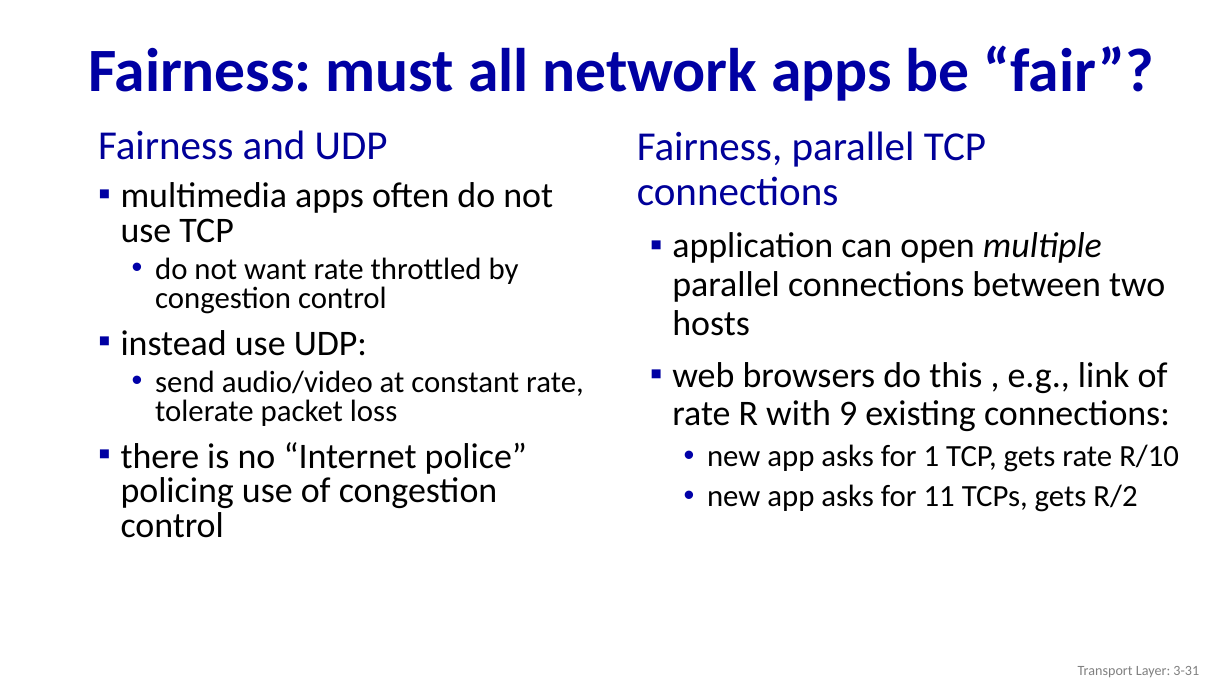
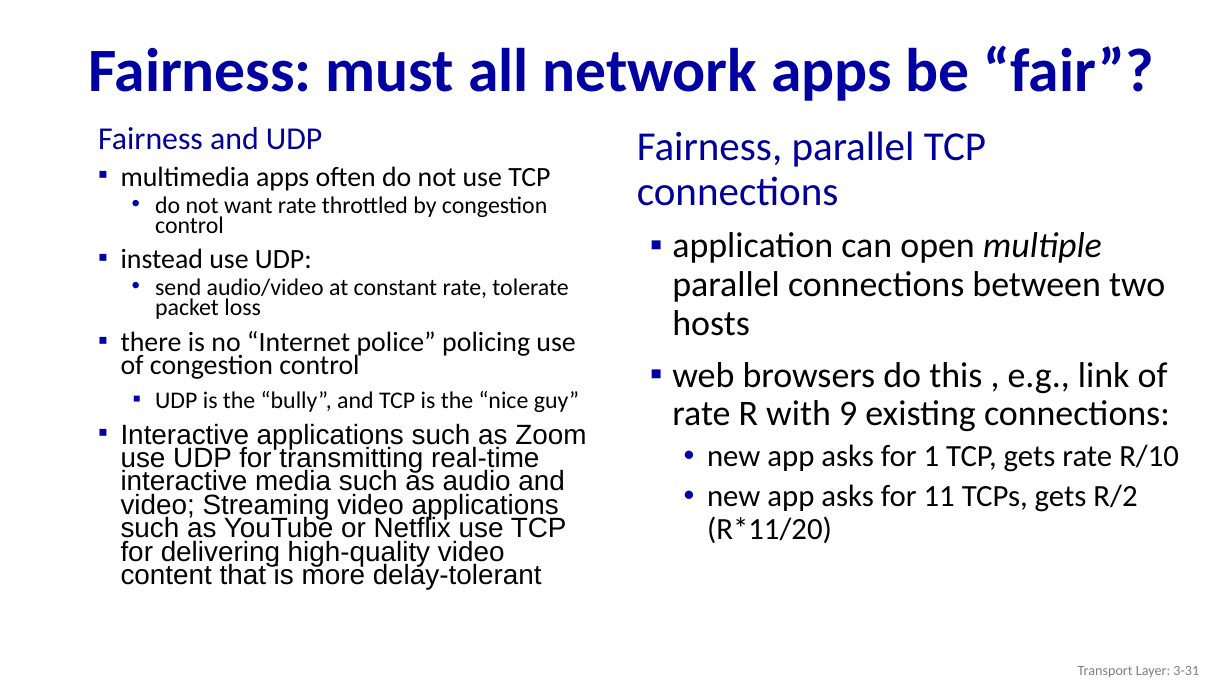
Before and after one commit to guhofstra/CSC175, a slide deck: slide 31 of PPTs/3.6 3.7 Congestion Control TCP CC.pptx. Drawn at 1232x693 pixels with LibreOffice and Linux fonts; fonts in the diff are those of the drawing. Boxes give left, top, right and bottom in pixels: in the first picture for what was removed or moved away, otherwise in the second. Text is boxed around its words. In the diff, an @@ line names an element or a change of style, - is before the commit and + after.

```diff
--- a/PPTs/3.6 3.7 Congestion Control TCP CC.pptx
+++ b/PPTs/3.6 3.7 Congestion Control TCP CC.pptx
@@ text at [98, 127, 575, 379]: size 32 to 24.8 pt in "Fairness and UDP"; size 28 to 21.7 pt in "multimedia apps often do not use TCP", "instead use UDP:", "there is no “Internet police” policing use ..."; size 24 to 18.6 pt in "do not want rate throttled by congestion ...", "send audio/video at constant rate, tolerate packet ..."; line spacing 0.8 to 0.7 @@
@@ text at [121, 391, 586, 589]: paragraphs added @@
+  ▪ UDP is the “bully”, and TCP is the “nice guy”
+▪ Interactive applications such as Zoom use UDP for transmitting real-time interactive media such as audio and video; Streaming video applications such as YouTube or Netflix use TCP for delivering high-quality video content that is more delay-tolerant
@@ text at [707, 484, 1137, 543]: text changed @@
-  • new app asks for 11 TCPs, gets R/2
+  • new app asks for 11 TCPs, gets R/2 (R*11/20)
```
Also in this commit, not shown: 1 other slide changed, 1 other file.
